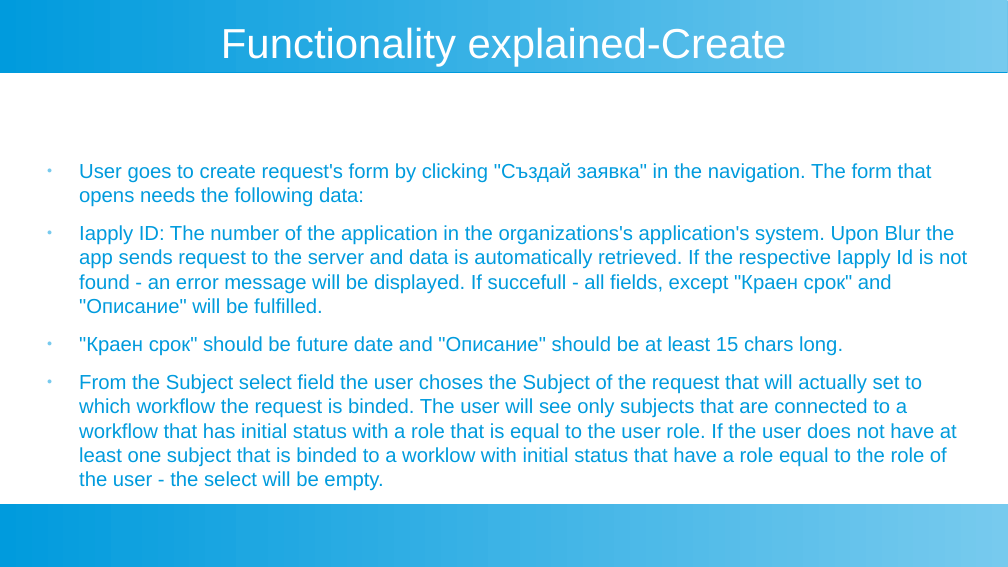
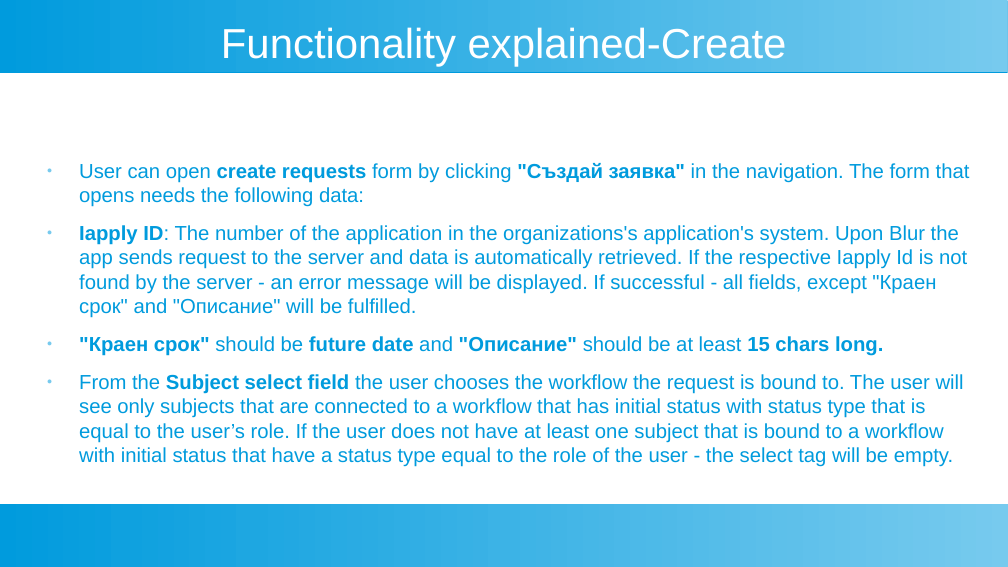
Before and after one commit to nikolaydimov83/Workflow-BPM-Front-End-Lit-HTML, a slide deck: slide 9 of ProjectPresentation.odp. Drawn at 1008x567 pixels with LibreOffice and Linux fonts; fonts in the diff are those of the drawing. Boxes give left, top, right and bottom in pixels: in the first picture for what was removed or moved away, otherwise in the second. Text is boxed around its words. In the diff, an @@ line names an element or a change of style, - is before the commit and + after.

```diff
--- a/ProjectPresentation.odp
+++ b/ProjectPresentation.odp
@@ text at bbox=[79, 163, 970, 318]: text changed @@
-● User goes to create request's form by clicking "Създай заявка" in the navigation. The form that opens needs the following data:
-● Iapply ID: The number of the application in the organizations's application's system. Upon Blur the app sends request to the server and data is automatically retrieved. If the respective Iapply Id is not found - an error message will be displayed. If succefull - all fields, except "Краен срок" and "Описание" will be fulfilled.
+● User can open create requests form by clicking "Създай заявка" in the navigation. The form that opens needs the following data:
+● Iapply ID: The number of the application in the organizations's application's system. Upon Blur the app sends request to the server and data is automatically retrieved. If the respective Iapply Id is not found by the server - an error message will be displayed. If successful - all fields, except "Краен срок" and "Описание" will be fulfilled.
@@ text at bbox=[79, 336, 883, 356]: bold on in ""Краен срок" future date "Описание" 15 chars ..." @@
@@ text at bbox=[79, 374, 964, 467]: text changed @@
-● From the Subject select field the user choses the Subject of the request that will actually set to which workflow the request is binded. The user will see only subjects that are connected to a workflow that has initial status with a role that is equal to the user role. If the user does not have at least one subject that is binded to a worklow with initial status that have a role equal to the role of the user - the select will be empty.
+● From the Subject select field the user chooses the workflow the request is bound to. The user will see only subjects that are connected to a workflow that has initial status with status type that is equal to the user’s role. If the user does not have at least one subject that is bound to a workflow with initial status that have a status type equal to the role of the user - the select tag will be empty.
```
Also in this commit, not shown: 9 other slides changed, 2 slides added.
